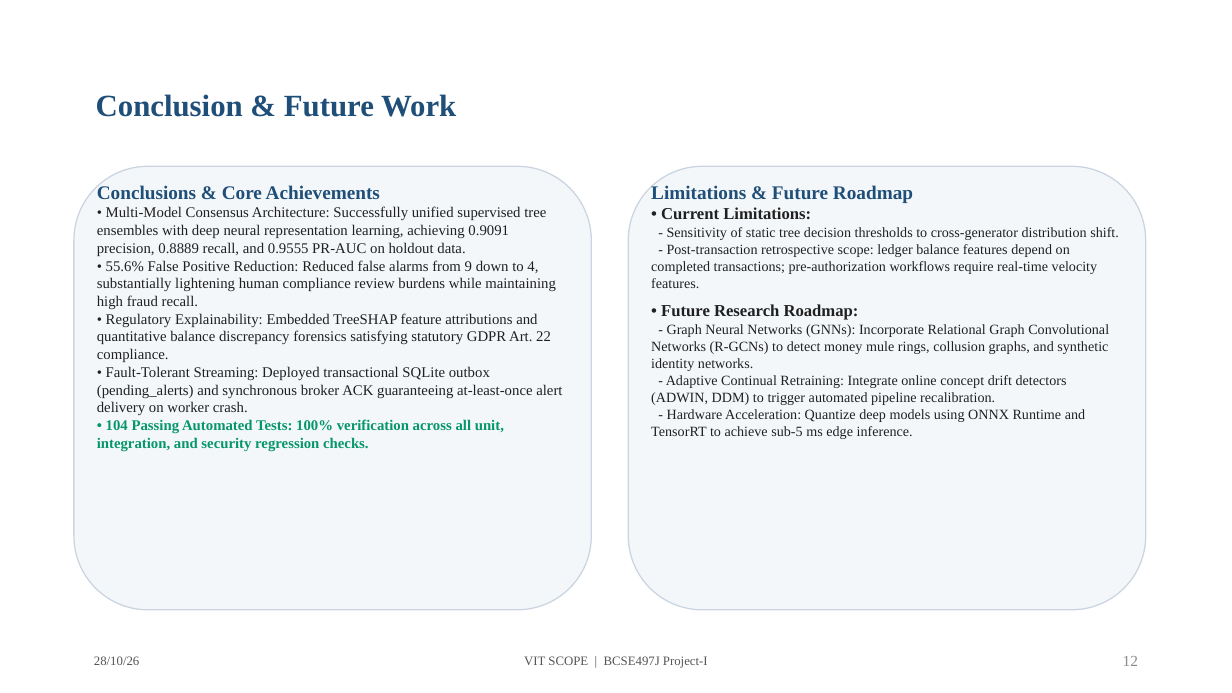
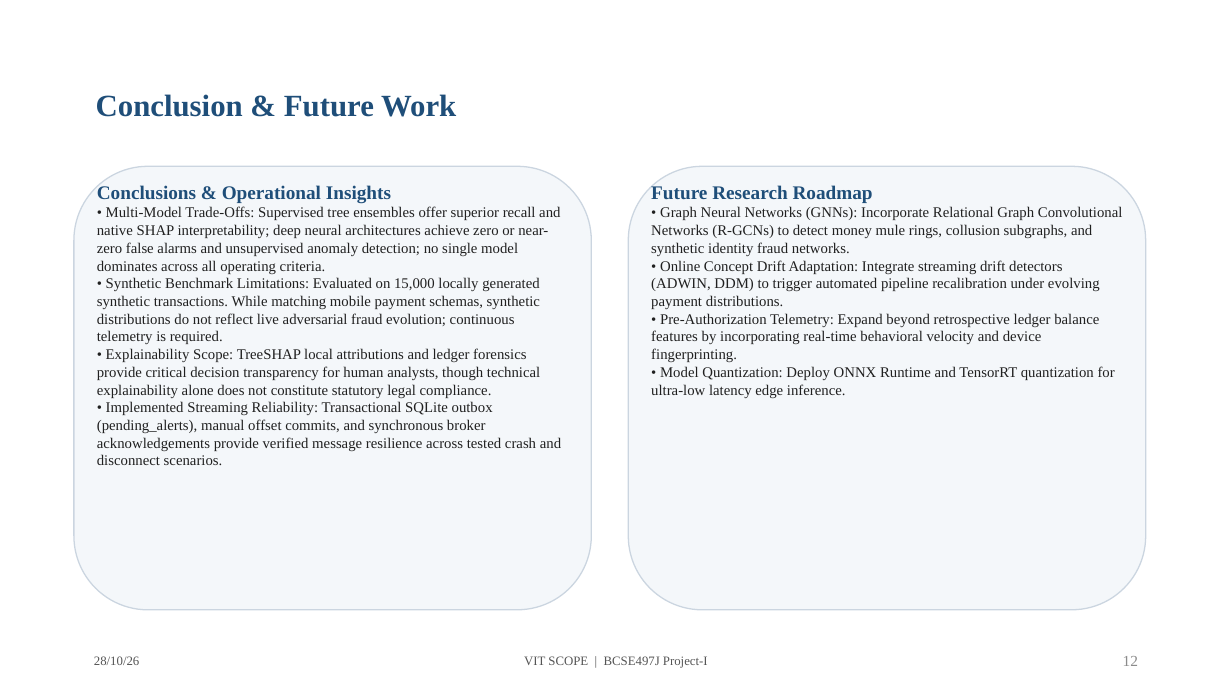
Before and after one commit to animeshlabh57-rgb/AI-Based-Financial-Fraud-Detection-System, a slide deck: slide 12 of docs/Review 3- 28-10- 2026 (1).pptx. Drawn at 1232x693 pixels with LibreOffice and Linux fonts; fonts in the diff are those of the drawing. Boxes give left, top, right and bottom in pixels: in the first picture for what was removed or moved away, otherwise in the second. Text is boxed around its words. In the diff, an @@ line names an element or a change of style, - is before the commit and + after.

Commit message:
Align Review 3 presentation with downloaded repository code and audit guidelines

```diff
--- a/docs/Review 3- 28-10- 2026 (1).pptx
+++ b/docs/Review 3- 28-10- 2026 (1).pptx
@@ text at (x1=97, y1=184, x2=561, y2=465): text changed @@
-Conclusions & Core Achievements
-• Multi-Model Consensus Architecture: Successfully unified supervised tree ensembles with deep neural representation learning, achieving 0.9091 precision, 0.8889 recall, and 0.9555 PR-AUC on holdout data.
-• 55.6% False Positive Reduction: Reduced false alarms from 9 down to 4, substantially lightening human compliance review burdens while maintaining high fraud recall.
-• Regulatory Explainability: Embedded TreeSHAP feature attributions and quantitative balance discrepancy forensics satisfying statutory GDPR Art. 22 compliance.
-• Fault-Tolerant Streaming: Deployed transactional SQLite outbox (pending_alerts) and synchronous broker ACK guaranteeing at-least-once alert delivery on worker crash.
-• 104 Passing Automated Tests: 100% verification across all unit, integration, and security regression checks.
+Conclusions & Operational Insights
+• Multi-Model Trade-Offs: Supervised tree ensembles offer superior recall and native SHAP interpretability; deep neural architectures achieve zero or near-zero false alarms and unsupervised anomaly detection; no single model dominates across all operating criteria.
+• Synthetic Benchmark Limitations: Evaluated on 15,000 locally generated synthetic transactions. While matching mobile payment schemas, synthetic distributions do not reflect live adversarial fraud evolution; continuous telemetry is required.
+• Explainability Scope: TreeSHAP local attributions and ledger forensics provide critical decision transparency for human analysts, though technical explainability alone does not constitute statutory legal compliance.
+• Implemented Streaming Reliability: Transactional SQLite outbox (pending_alerts), manual offset commits, and synchronous broker acknowledgements provide verified message resilience across tested crash and disconnect scenarios.
@@ text at (x1=651, y1=184, x2=1123, y2=398): text changed; size 11 to 11.5 pt @@
-Limitations & Future Roadmap
-• Current Limitations:
-- Sensitivity of static tree decision thresholds to cross-generator distribution shift.
-- Post-transaction retrospective scope: ledger balance features depend on completed transactions; pre-authorization workflows require real-time velocity features.
-• Future Research Roadmap:
-- Graph Neural Networks (GNNs): Incorporate Relational Graph Convolutional Networks (R-GCNs) to detect money mule rings, collusion graphs, and synthetic identity networks.
-- Adaptive Continual Retraining: Integrate online concept drift detectors (ADWIN, DDM) to trigger automated pipeline recalibration.
-- Hardware Acceleration: Quantize deep models using ONNX Runtime and TensorRT to achieve sub-5 ms edge inference.
+Future Research Roadmap
+• Graph Neural Networks (GNNs): Incorporate Relational Graph Convolutional Networks (R-GCNs) to detect money mule rings, collusion subgraphs, and synthetic identity fraud networks.
+• Online Concept Drift Adaptation: Integrate streaming drift detectors (ADWIN, DDM) to trigger automated pipeline recalibration under evolving payment distributions.
+• Pre-Authorization Telemetry: Expand beyond retrospective ledger balance features by incorporating real-time behavioral velocity and device fingerprinting.
+• Model Quantization: Deploy ONNX Runtime and TensorRT quantization for ultra-low latency edge inference.
```
Also in this commit, not shown: 13 other slides changed, 4 slides added, 5 other files.
